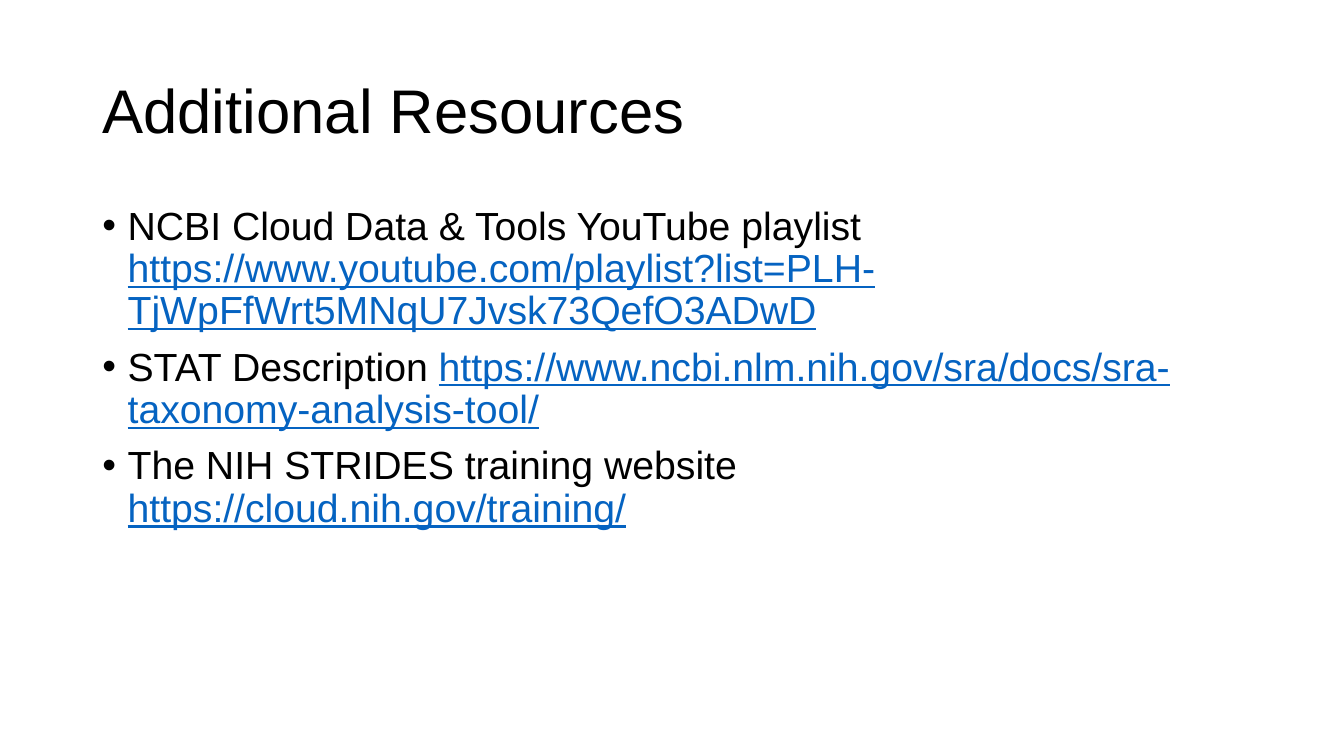
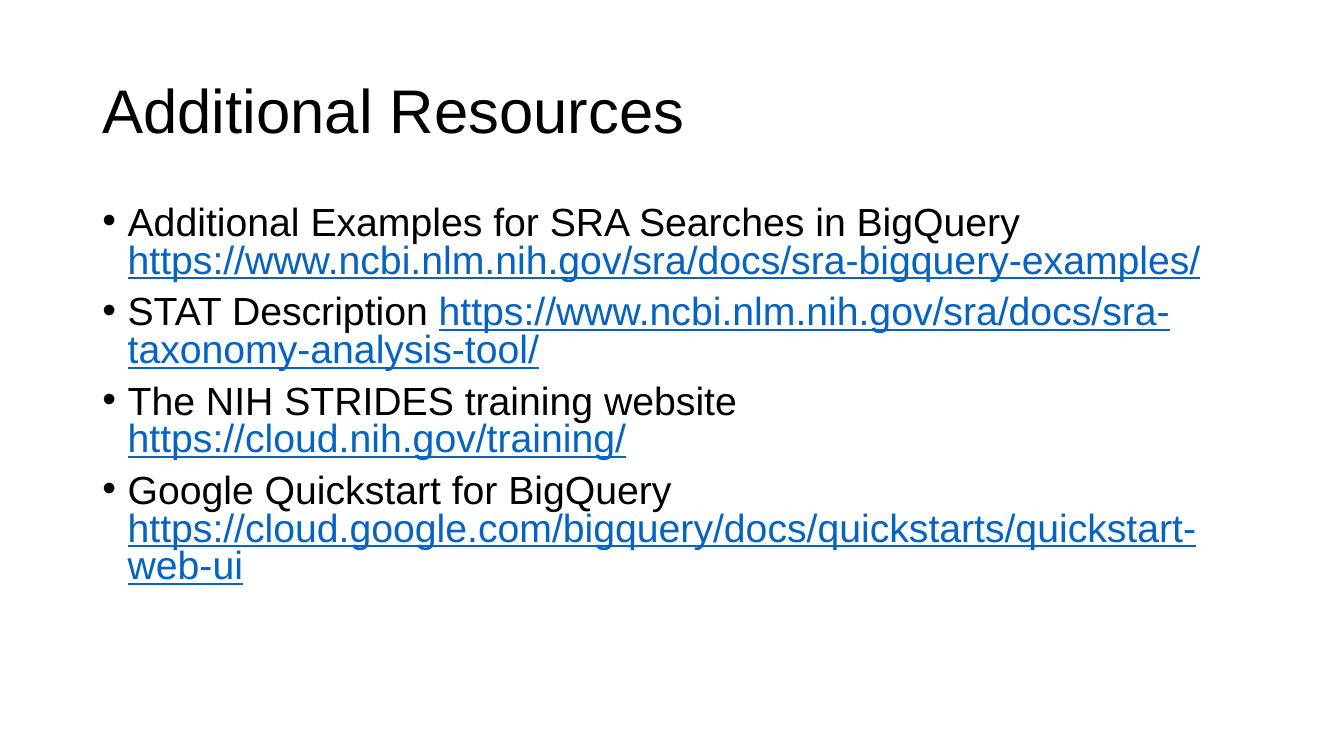
Before and after one commit to ncbi/ASHG-Workshop-2021, a slide deck: slide 15 of Interactive_ASHG.pptx (slide 22 before the commit). Drawn at 1344x756 pixels with LibreOffice and Linux fonts; fonts in the diff are those of the drawing; background and template pictures are left out. Boxes give left, top, right and bottom in pixels: in the first picture for what was removed or moved away, otherwise in the second. Text is boxed around its words. In the diff, an @@ line names an element or a change of style, - is before the commit and + after.

```diff
--- a/Interactive_ASHG.pptx
+++ b/Interactive_ASHG.pptx
@@ text at box(128, 207, 1201, 282): text changed @@
-• NCBI Cloud Data & Tools YouTube playlist https://www.youtube.com/playlist?list=PLH-TjWpFfWrt5MNqU7Jvsk73QefO3ADwD
+• Additional Examples for SRA Searches in BigQuery https://www.ncbi.nlm.nih.gov/sra/docs/sra-bigquery-examples/
@@ text at box(128, 296, 1170, 460): line spacing 0.9 to 0.8 @@
@@ text at box(128, 475, 1196, 585): paragraph added @@
+• Google Quickstart for BigQuery https://cloud.google.com/bigquery/docs/quickstarts/quickstart-web-ui
```
Also in this commit, not shown: 7 other slides changed, 1 slide added, 9 slides removed.
